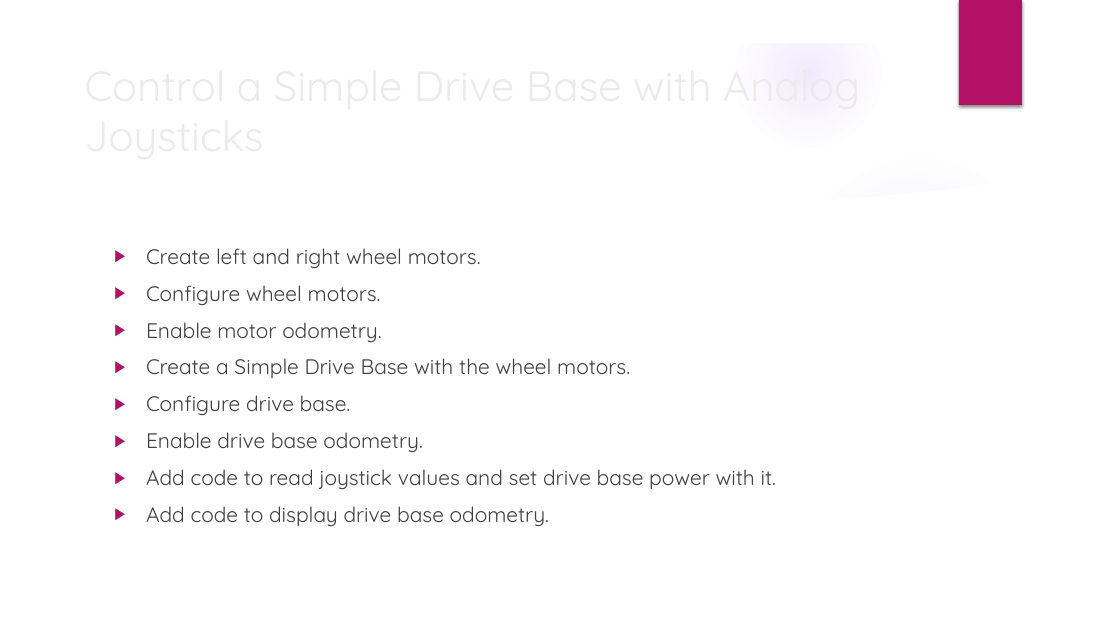
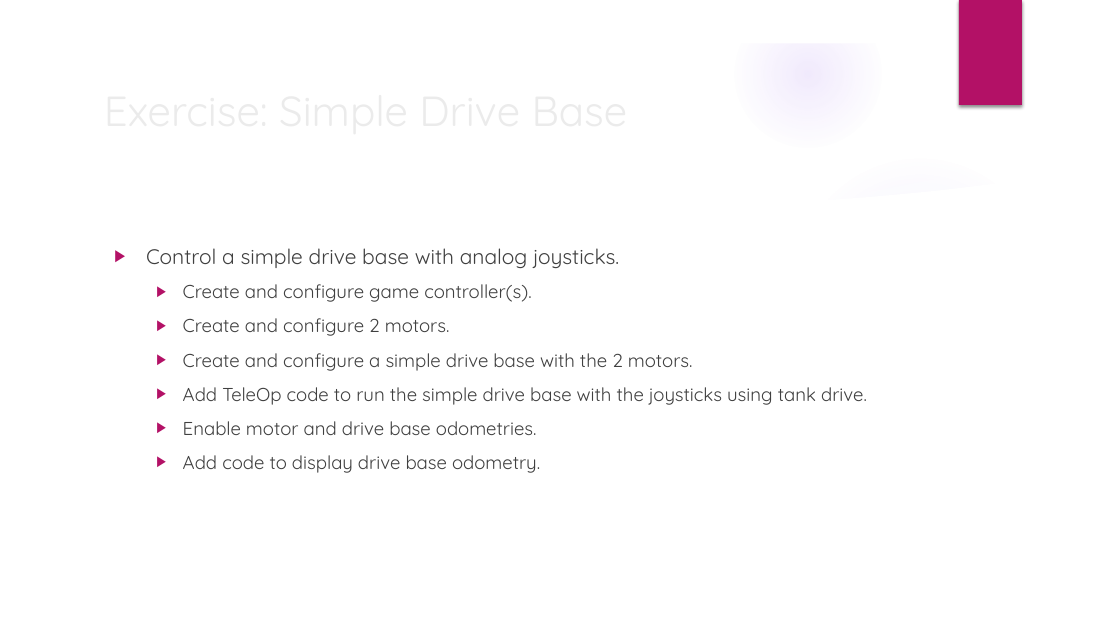
Before and after one commit to trc492/FrcProgrammingClass, a slide deck: slide 6 of Lesson3/AdvancedRoboticsLesson3.pptx (slide 9 before the commit). Drawn at 1120x630 pixels with LibreOffice and Linux fonts; fonts in the diff are those of the drawing; background and template pictures are left out. Boxes give left, top, right and bottom in pixels: in the first picture for what was removed or moved away, otherwise in the second. Text is boxed around its words. In the diff, an @@ line names an element or a change of style, - is before the commit and + after.

```diff
--- a/Lesson3/AdvancedRoboticsLesson3.pptx
+++ b/Lesson3/AdvancedRoboticsLesson3.pptx
@@ title at (x1=96, y1=77, x2=957, y2=142): text changed @@
-Control a Simple Drive Base with Analog Joysticks
+Exercise: Simple Drive Base
@@ text at (x1=146, y1=248, x2=867, y2=435): text changed; size 18 to 16 pt @@
-▶ Create left and right wheel motors.
-▶ Configure wheel motors.
-▶ Enable motor odometry.
-▶ Create a Simple Drive Base with the wheel motors.
-▶ Configure drive base.
-▶ Enable drive base odometry.
-▶ Add code to read joystick values and set drive base power with it.
+▶ Control a simple drive base with analog joysticks.
+  ▶ Create and configure game controller(s).
+  ▶ Create and configure 2 motors.
+  ▶ Create and configure a simple drive base with the 2 motors.
+  ▶ Add TeleOp code to run the simple drive base with the joysticks using tank drive.
+  ▶ Enable motor and drive base odometries.
@@ text at (x1=183, y1=455, x2=540, y2=473): size 18 to 16 pt in "Add code to display drive base odometry."; list level 1 to 2 in "Add code to display drive ..." @@
```
Also in this commit, not shown: 4 other slides changed, 3 slides removed, 1 other file.
